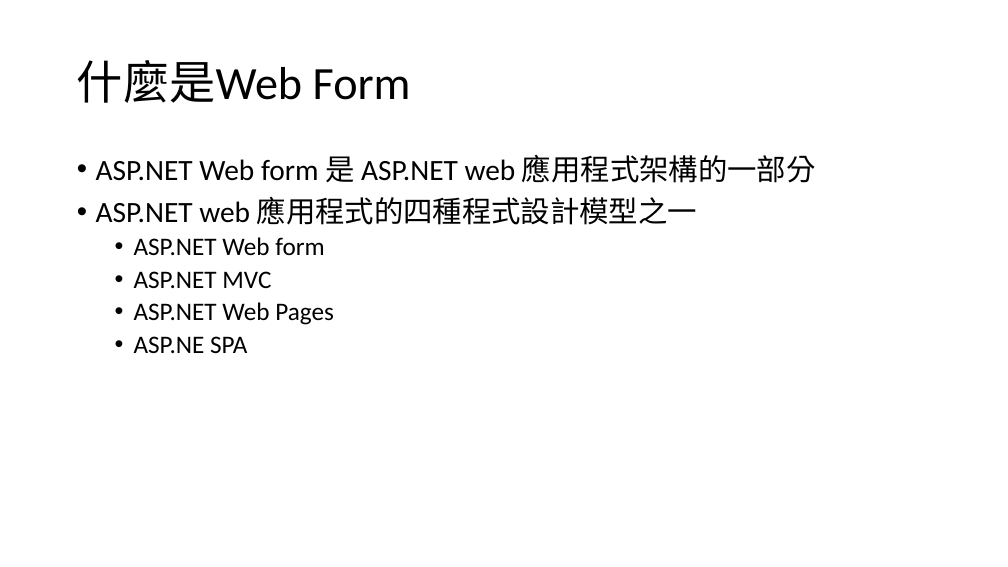
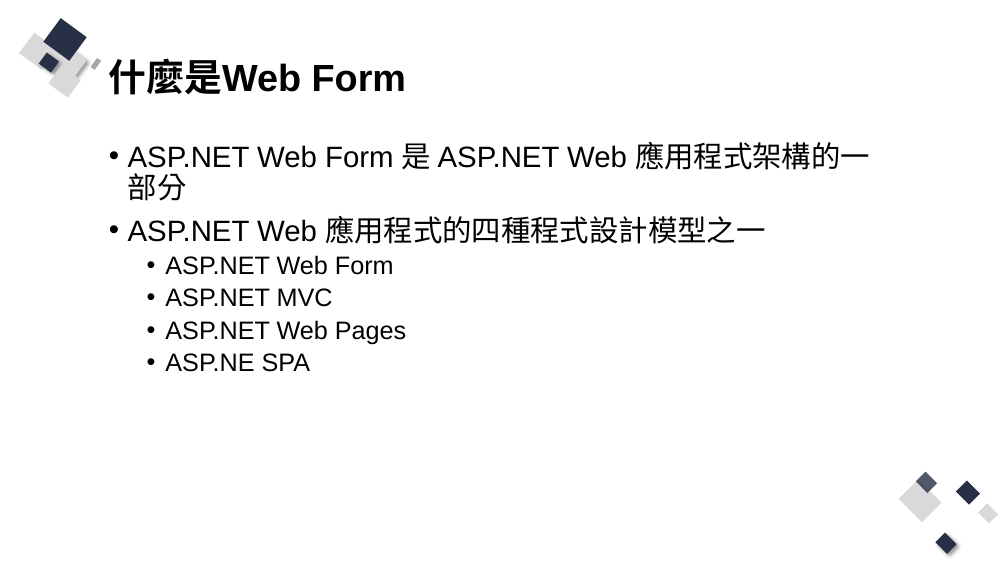
Before and after one commit to Q81JIAXIONG/-, a slide deck: slide 3 of 投影片/2.asp.net webform 框架.pptx. Drawn at 1008x567 pixels with LibreOffice and Linux fonts; fonts in the diff are those of the drawing. Boxes give left, top, right and bottom in pixels: in the first picture for what was removed or moved away, otherwise in the second. Text is boxed around its words. In the diff, an @@ line names an element or a change of style, - is before the commit and + after.

```diff
--- a/投影片/2.asp.net webform 框架.pptx
+++ b/投影片/2.asp.net webform 框架.pptx
@@ title "什麼是Web Form" moved from (x1=77, y1=60, x2=411, y2=103) to (x1=109, y1=58, x2=406, y2=95) @@
@@ title "什麼是Web Form" at (x1=109, y1=58, x2=406, y2=95): size 44 to 36 pt, font Calibri to Arial, bold on @@
@@ group added at (x1=20, y1=18, x2=102, y2=97): 8 rectangles @@
@@ text "ASP.NET Web Form 是 ASP.NET ..." moved from (x1=96, y1=155, x2=816, y2=353) to (x1=128, y1=142, x2=870, y2=372) @@
@@ text at (x1=128, y1=142, x2=870, y2=275): text changed; font Calibri to Arial @@
-• ASP.NET Web form 是 ASP.NET web 應用程式架構的一部分
-• ASP.NET web 應用程式的四種程式設計模型之一
-  • ASP.NET Web form
+• ASP.NET Web Form 是 ASP.NET Web 應用程式架構的一部分
+• ASP.NET Web 應用程式的四種程式設計模型之一
+  • ASP.NET Web Form
@@ text at (x1=165, y1=288, x2=406, y2=372): font Calibri to Arial in "ASP.NET MVC", "ASP.NET Web Pages", "ASP.NE SPA" @@
@@ group added at (x1=899, y1=472, x2=999, y2=554): 5 rectangles @@
```
Also in this commit, not shown: 7 other slides changed, 33 slides added, 20 slides removed, 23 other files.
